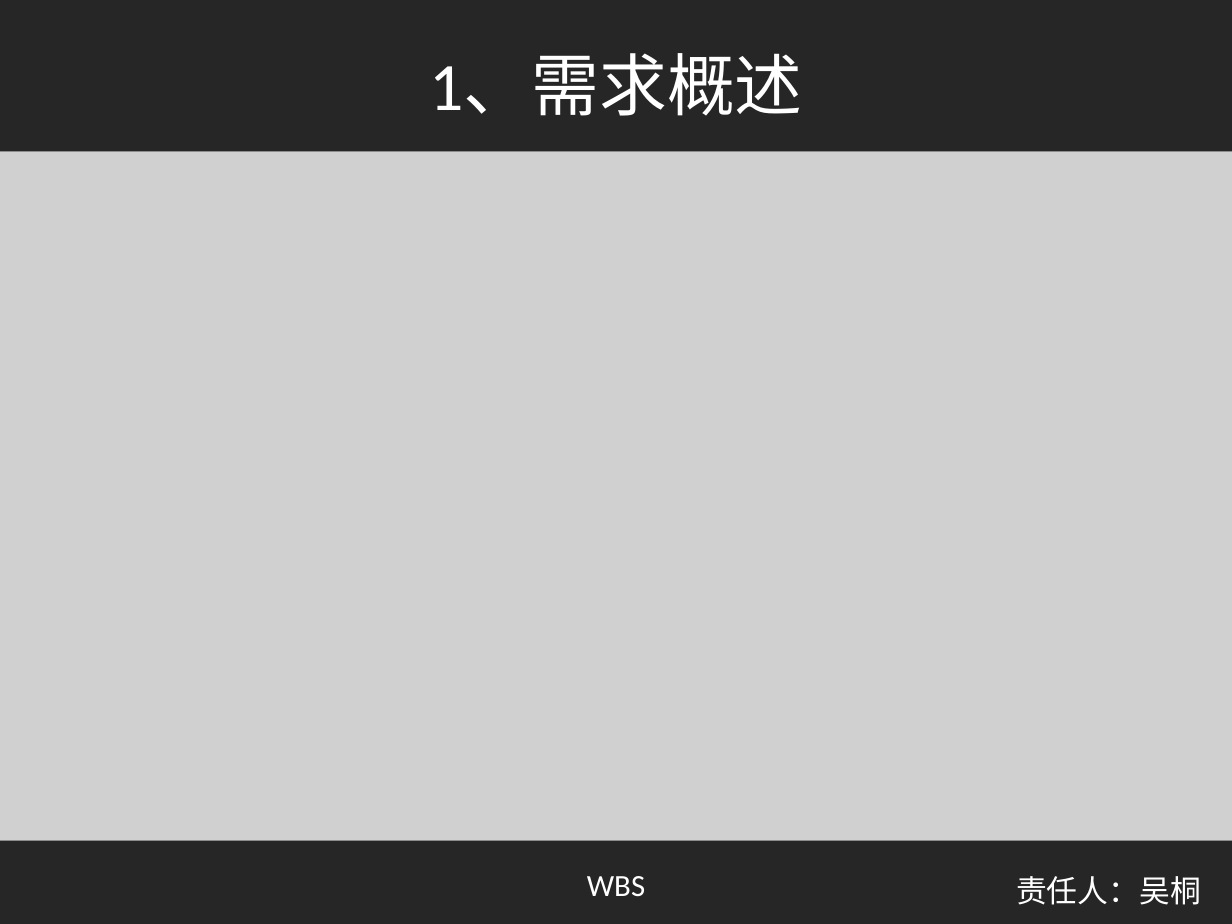
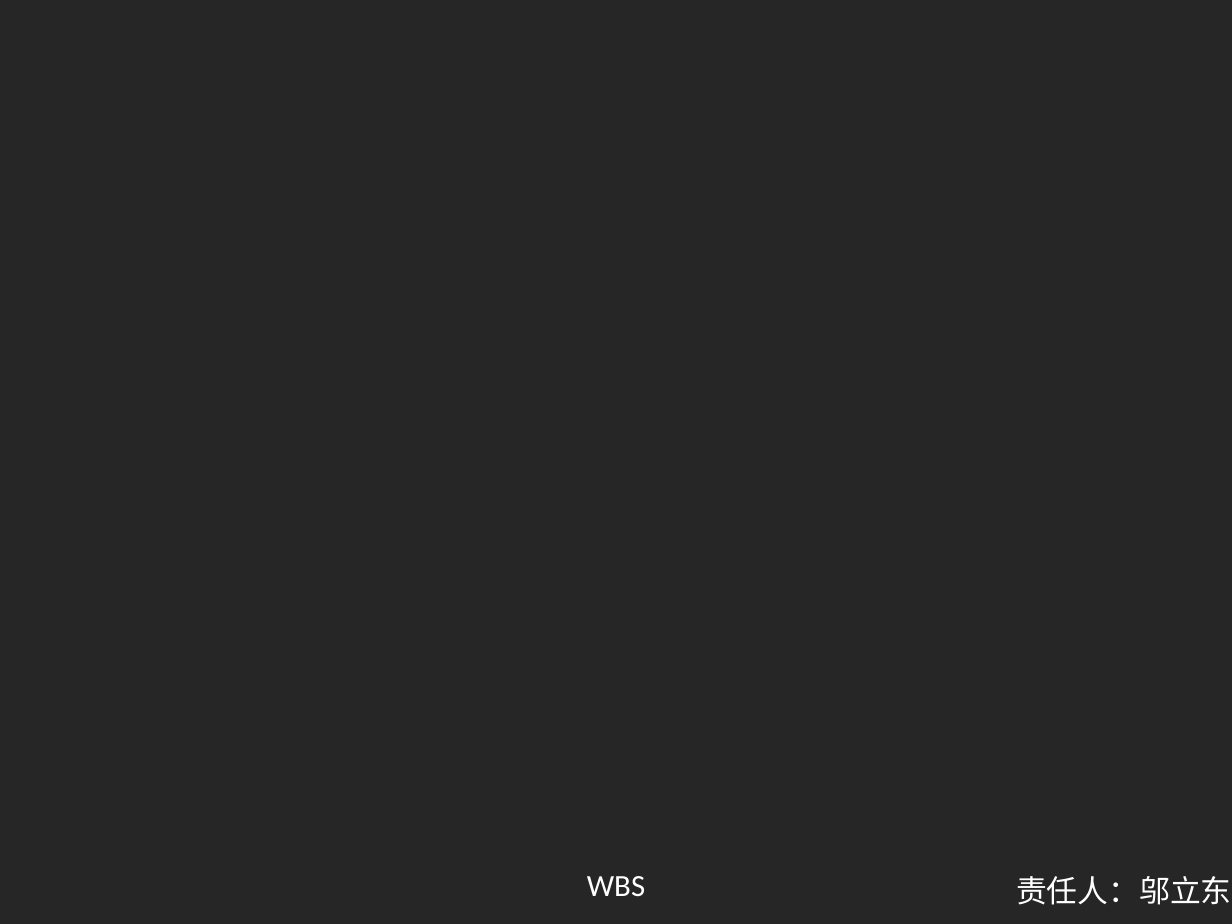
Before and after one commit to shangzhaoxiaozi/PRD-21, a slide deck: slide 6 of PRD-21-C2/非受控文档/本周提交文档/需求工程计划.pptx (slide 3 before the commit). Drawn at 1232x924 pixels with LibreOffice and Linux fonts; fonts in the diff are those of the drawing; grey boxes stand for pictures; background and template pictures are left out. Boxes give left, top, right and bottom in pixels: in the first picture for what was removed or moved away, otherwise in the second. Text is boxed around its words. In the diff, an @@ line names an element or a change of style, - is before the commit and + after.

```diff
--- a/PRD-21-C2/非受控文档/本周提交文档/需求工程计划.pptx
+++ b/PRD-21-C2/非受控文档/本周提交文档/需求工程计划.pptx
@@ title removed at [429, 54, 802, 116] @@
-1、需求概述
@@ picture removed at [0, 152, 1232, 840] @@
@@ text at [1016, 876, 1232, 905]: text changed @@
-责任人：吴桐
+责任人：邬立东
```
Also in this commit, not shown: 4 other slides changed, 3 slides added, 3 slides removed, 2 other files.
